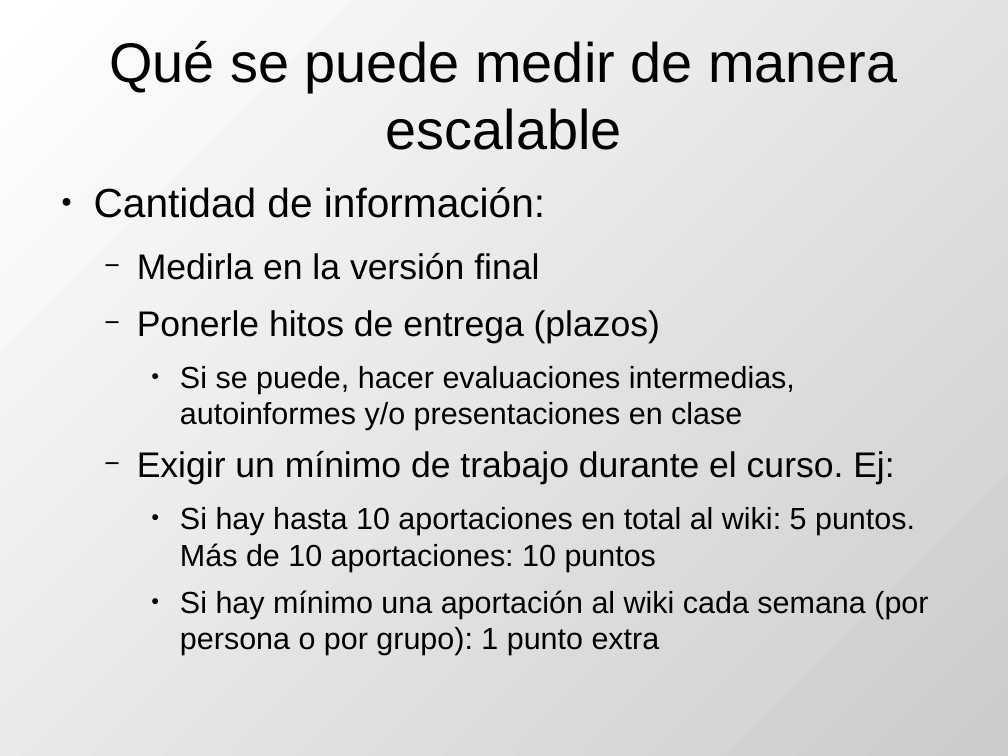
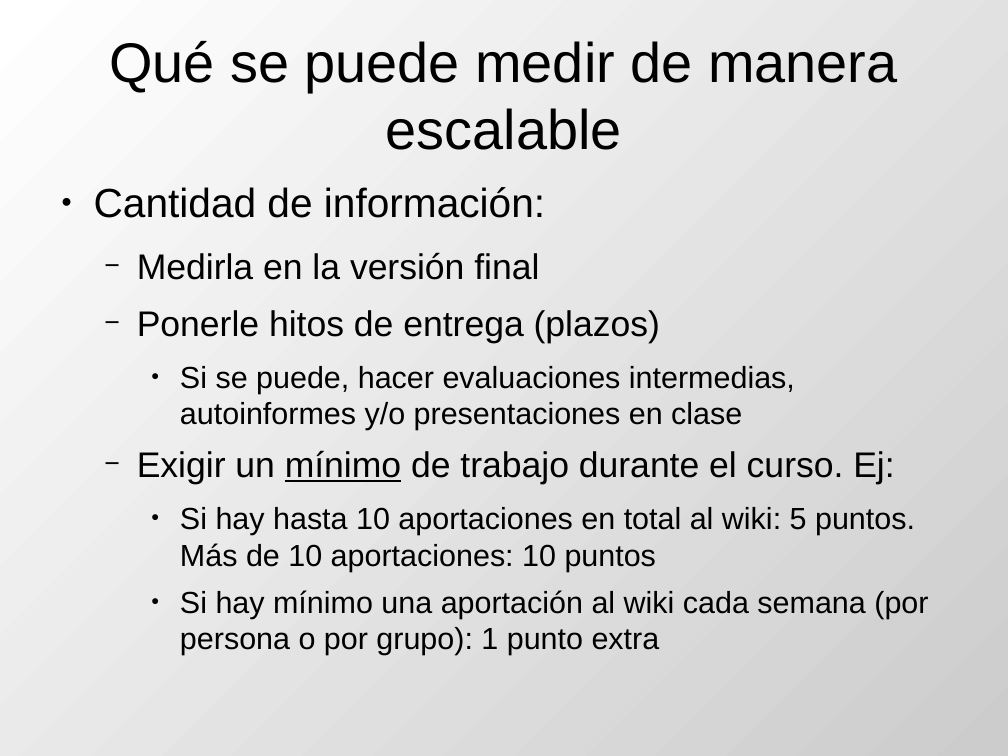
Before and after one commit to DrPantera/wikis4education, a slide deck: slide 14 of uca-2013_07/tema-5-EvaluacionWikis.odp. Drawn at 1008x756 pixels with LibreOffice and Linux fonts; fonts in the diff are those of the drawing. Boxes give left, top, right and bottom in pixels: in the first picture for what was removed or moved away, otherwise in the second. Text is boxed around its words. In the diff, an @@ line names an element or a change of style, - is before the commit and + after.

```diff
--- a/uca-2013_07/tema-5-EvaluacionWikis.odp
+++ b/uca-2013_07/tema-5-EvaluacionWikis.odp
@@ text at [137,450,894,484]: underline on in "mínimo" @@
```
Also in this commit, not shown: 4 slides added, 1 other file.
